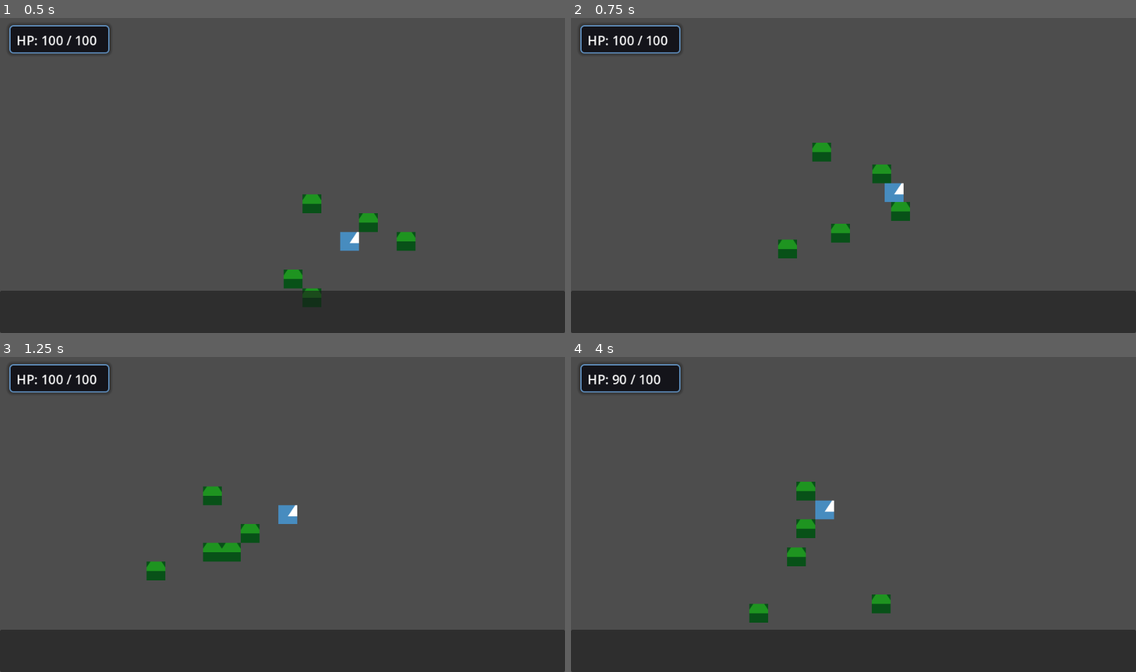
Above: before the commit, frames 1-4 (two rows, left to right).
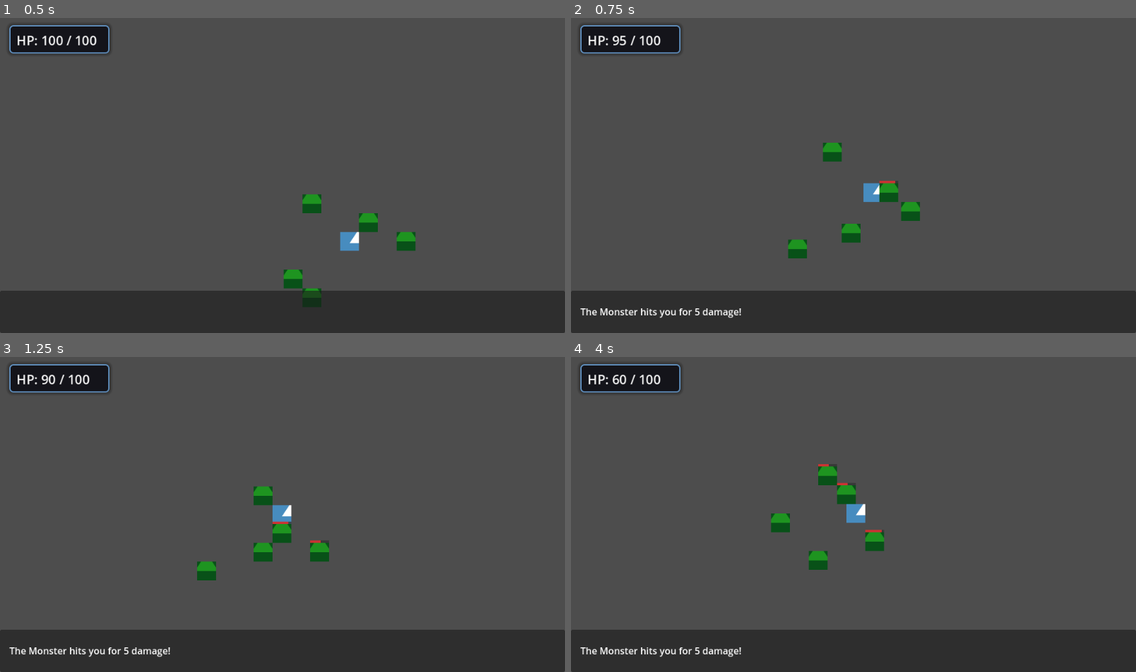
Above: after the commit, the same moments.

Repository: BlueHeronGames/dungeon-crawler-maker
Game: Godot game, scene res://scenes/crawl_dungeon_scene.tscn
Two runs of this game, one before a commit and one after it. Both use one fixed random seed, a clock stepped at 60 frames per second and the inputs below. The engine's default icon, where the game draws it, is replaced by a stand-in: a white triangle on a blue panel in a dark square.
Inputs (mouse positions are in pixels of both pictures, inside the frame that each line leads up to):
- Up to frame 1 (0.5 s): no input
- Up to frame 2 (0.75 s): tap Enter at 0.5 s; move the mouse to (977, 159) at 0.52 s; hold Right (ui_right) from 0.53 s (still down); tap . (pickup) at 0.6 s; click (977, 159) at 0.67 s
- Up to frame 3 (1.25 s): keep holding Right (ui_right)
- Up to frame 4 (4 s): move the mouse to (740, 530) at 1.27 s; release Right (ui_right) at 1.28 s; hold Down (ui_down) 1.28-2.03 s; tap one key every 0.75 s from 1.35 s: G 0 . (pickup) G; move the mouse to (910, 445) at 2.02 s; hold Right (ui_right) 2.03-2.78 s; move the mouse to (825, 577) at 2.77 s; hold Up (ui_up) 2.78-3.53 s; click (825, 577) at 2.92 s; move the mouse to (1023, 561) at 3.52 s; hold Left (ui_left) from 3.53 s (still down)

Frame 1 is identical in both runs. In frame 2, 2.1% of the frame differs, in the area x 1-62%, y 5-96%; in frame 3, 2.7%; in frame 4, 2.9%, in the area x 1-57%, y 5-96%.

Commit message:
Attacking monsters advances time

Diff:
--- a/game_template/scripts/turn_manager.gd
+++ b/game_template/scripts/turn_manager.gd
@@ -121,17 +121,33 @@
 		player_cell = current_cells[_player]
 
 	# Check if player is attacking a monster
+	var player_performed_attack := false
 	if _pending_player_direction != Vector2i.ZERO:
 		var target_cell := player_cell + _pending_player_direction
 		var target_monster := _get_monster_at_cell(target_cell, current_cells)
 		if target_monster:
 			_process_player_attack(target_monster, target_cell)
-			_pending_player_direction = Vector2i.ZERO
-			return
+			player_performed_attack = true
+			if not target_monster.is_alive():
+				entities.erase(target_monster)
+				current_cells.erase(target_monster)
+				reserved.erase(target_cell)
+		_pending_player_direction = Vector2i.ZERO
 
 	# Determine actions (movement or attacks)
 	var actions := []
 	for entity in entities:
+		if entity is Monster and not entity.is_alive():
+			continue
+		if entity == _player and player_performed_attack:
+			actions.append({
+				"entity": _player,
+				"from": player_cell,
+				"to": player_cell,
+				"attack_player": false,
+				"target_cell": player_cell
+			})
+			continue
 		var from_cell: Vector2i = current_cells[entity]
 		reserved.erase(from_cell)
 		var action := _determine_entity_action(entity, from_cell, reserved, player_cell)
